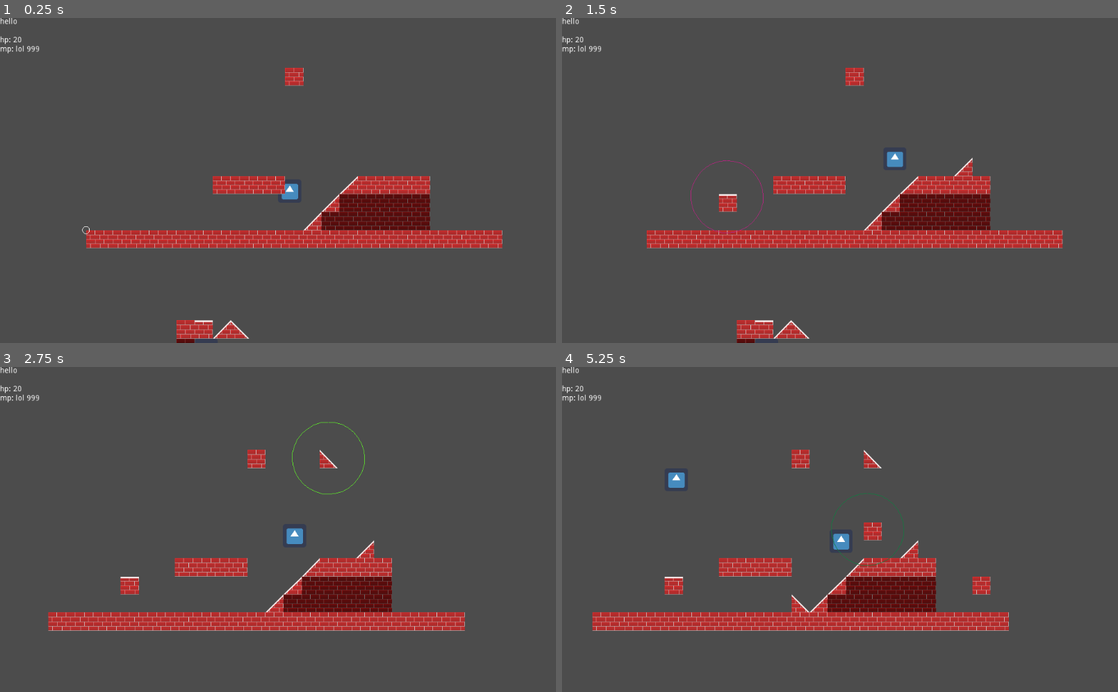
Above: before the commit, frames 1-4 (two rows, left to right).
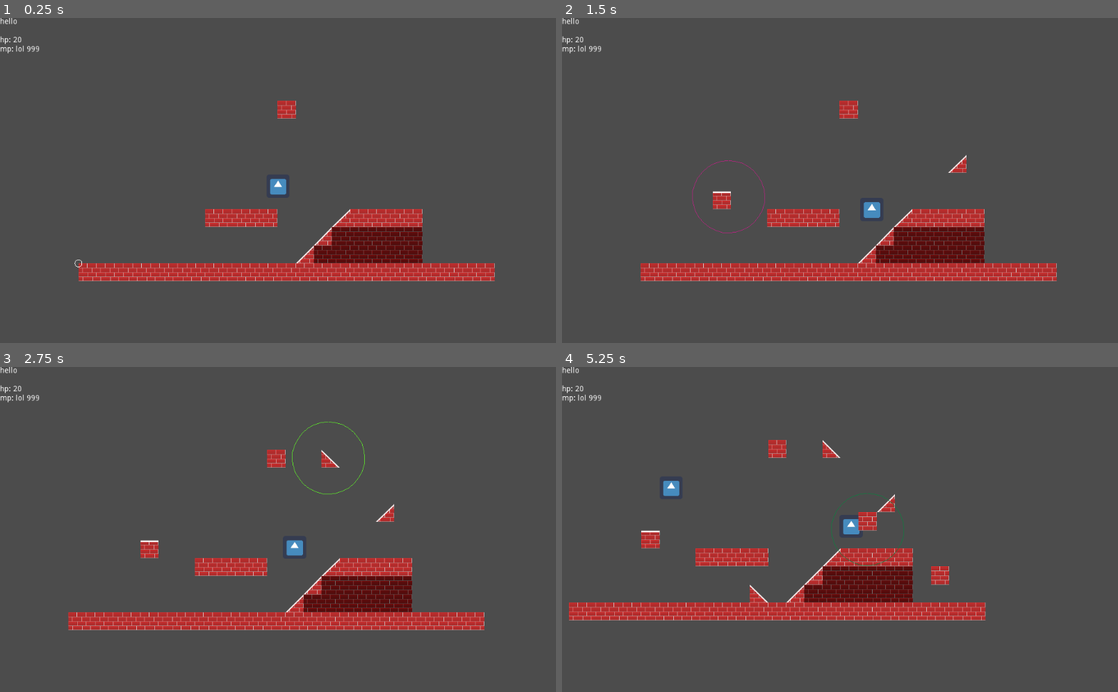
Above: after the commit, the same moments.

Repository: HenryFBP/2d-godot-game
Game: Godot game, scene res://main.tscn
The game is run twice, just before and just after one commit, with the same random seed, the same clock (stepped at 60 frames per second) and the same inputs. The engine's default icon, where the game draws it, is replaced by a stand-in: a white triangle on a blue panel in a dark square.
Inputs (mouse positions are in pixels of both pictures, inside the frame that each line leads up to):
- Up to frame 1 (0.25 s): no input
- Up to frame 2 (1.5 s): move the mouse to (962, 164) at 0.52 s; press the mouse at (962, 164) at 0.53 s; hold D (player_right) from 0.53 s (still down); tap Space (player_jump) at 0.77 s; move the mouse to (728, 196) at 1.27 s; release the mouse at (728, 196) at 1.28 s; click (728, 196) at 1.35 s
- Up to frame 3 (2.75 s): tap Space (player_jump) at 1.52 s; move the mouse to (333, 458) at 2.02 s; release D (player_right) at 2.03 s; press the mouse at (333, 458) at 2.03 s; hold A (player_left) from 2.03 s (still down)
- Up to frame 4 (5.25 s): move the mouse to (812, 594) at 2.77 s; release A (player_left) at 2.78 s; release the mouse at (812, 594) at 2.78 s; hold D (player_right) 2.78-4.28 s; click (812, 594) at 2.85 s; tap Space (player_jump) at 3.02, 3.77, 4.52 s; move the mouse to (1006, 578) at 3.52 s; press the mouse at (1006, 578) at 3.53 s; move the mouse to (673, 480) at 4.27 s; release the mouse at (673, 480) at 4.28 s; hold A (player_left) 4.28-5.03 s; click (673, 480) at 4.35 s; move the mouse to (867, 529) at 5.02 s; press the mouse at (867, 529) at 5.03 s; hold D (player_right) from 5.03 s (still down)

The runs differ from the first frame. In frame 1, 15% of the frame differs, in the area x 13-91%, y 15-100%; in frame 2, 15%, in the area x 14-91%, y 15-100%; in frame 3, 5.8%; in frame 4, 12%.

Commit message:
tweak method setup, compartmentalize drawing

Diff:
--- a/main.tscn
+++ b/main.tscn
@@ -10,7 +10,7 @@
 [sub_resource type="RectangleShape2D" id=1]
 
 custom_solver_bias = 0.0
-extents = Vector2( 10, 10 )
+extents = Vector2( 9.66667, 10.2193 )
 _sections_unfolded = [ "Resource" ]
 
 [node name="Root" type="Node" index="0"]
@@ -19,13 +19,13 @@
 
 [node name="Player" type="KinematicBody2D" parent="." index="0"]
 
-position = Vector2( 530, -137.342 )
+position = Vector2( 551, -229.342 )
 input_pickable = false
 collision_layer = 1
 collision_mask = 1
 collision/safe_margin = 0.08
 script = ExtResource( 1 )
-_sections_unfolded = [ "Transform" ]
+_sections_unfolded = [ "Collision", "Pickable", "Transform", "collision" ]
 
 [node name="Sprite" type="Sprite" parent="Player" index="0"]
 
--- a/src/CanvasLayer.gd
+++ b/src/CanvasLayer.gd
@@ -15,15 +15,14 @@
 	# Initialization here
 	pass
 
-func draw_circle_arc(center, radius, angle_from, angle_to, color):
+func set_draw_circle_arc(center, radius, angle_from, angle_to, color):
 	self.center = center
 	self.radius = radius
 	self.angle_from = angle_from
 	self.angle_to = angle_to
 	self.color = color
 
-
-func _draw():
+func draw_circle_arc():
 
     var nb_points = 32
     var points_arc = PoolVector2Array()
@@ -35,6 +34,8 @@
     for index_point in range(nb_points):
         draw_line(points_arc[index_point], points_arc[index_point + 1], color)
 
+func _draw():
+	draw_circle_arc()
 
 func _process(delta):
 	update()
--- a/src/TileMap.gd
+++ b/src/TileMap.gd
@@ -67,7 +67,7 @@
 
 		var wloc = self.world_to_map(mloc)
 
-		self.get_node("Node2D").draw_circle_arc(mloc, 100, 0, 359,
+		self.get_node("Node2D").set_draw_circle_arc(mloc, 100, 0, 359,
 			Color(rand_range(0.0, 1.0), rand_range(0.0, 1.0), rand_range(0.0, 1.0)))
 
 		randomize_cell(wloc)
